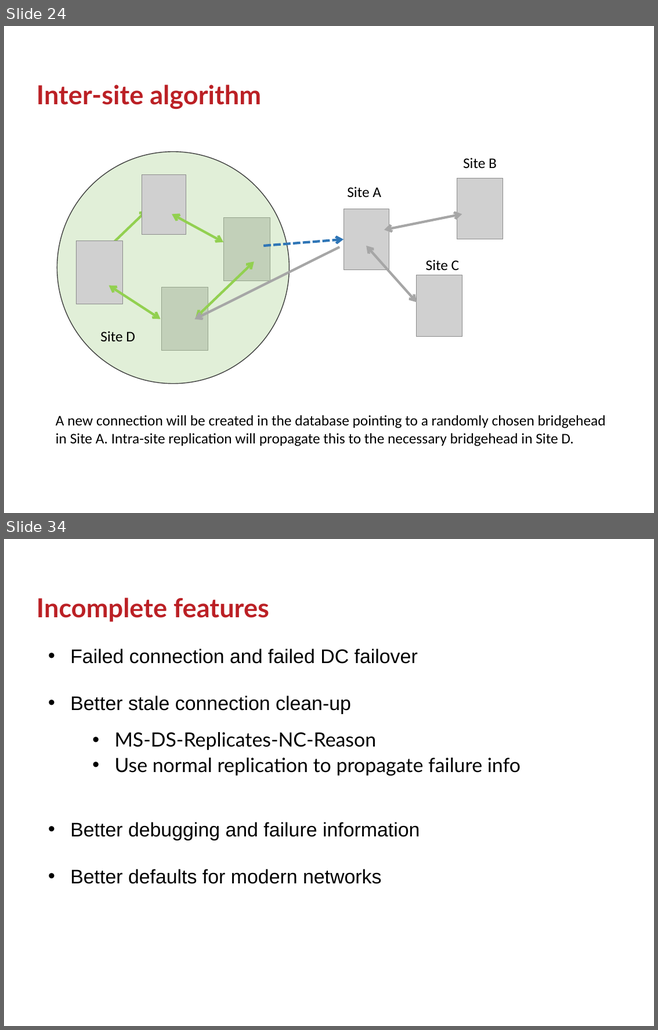
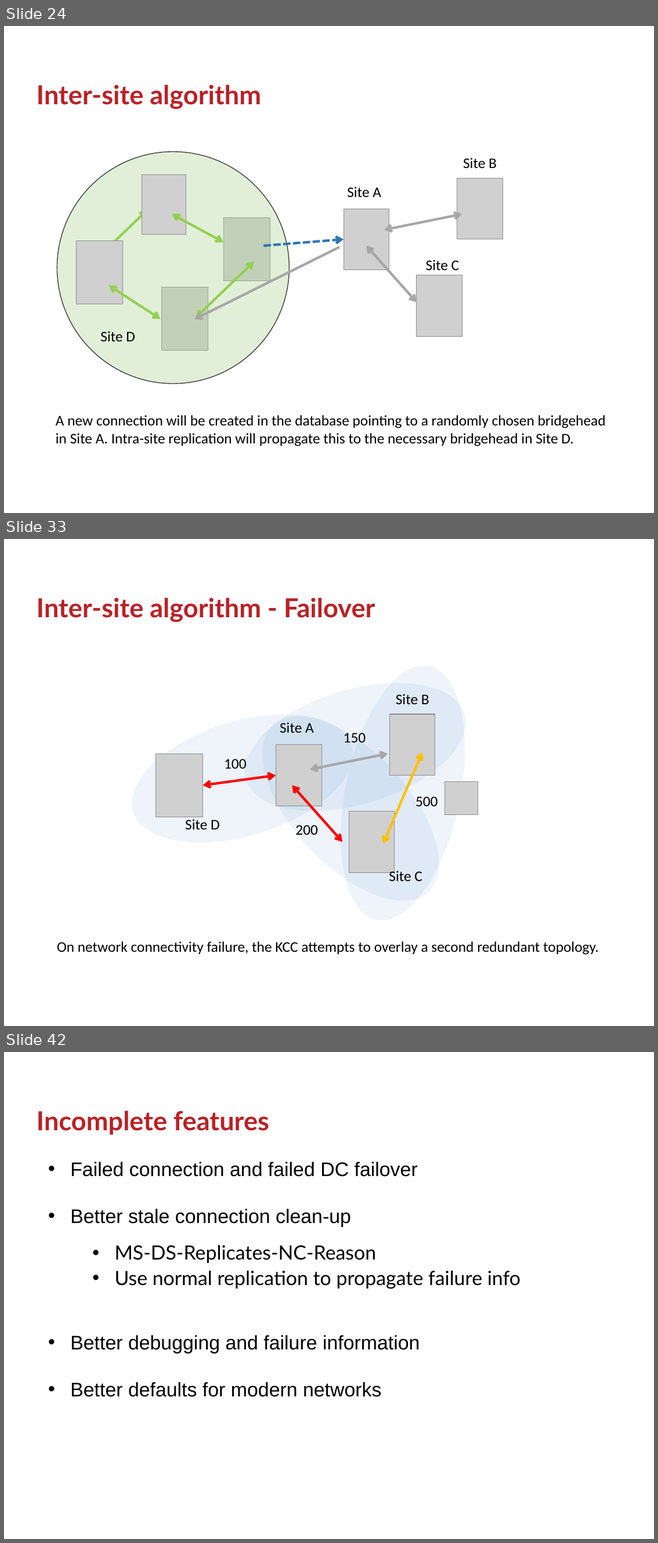
Before and after one commit to GSam/Slides, a slide deck: Samba KCC.pptx. Shown one above the other, each under a label of ours: slides 24 and 34 before the commit, slides 24, 33 and 42 after it; the slides between them are not shown. The pictures are 658x1030 and 658x1543 pixels, drawn with LibreOffice and Linux fonts; fonts in the diff are those of the drawing; grey boxes stand for pictures; background and template pictures are left out. Boxes give left, top, right and bottom in pixels: in the first picture for what was removed or moved away, otherwise in the second. Text is boxed around its words. In the diff, an @@ line names an element or a change of style, - is before the commit and + after.

```diff
--- a/Samba KCC.pptx
+++ b/Samba KCC.pptx
@@ slide 33 added at bbox=[4, 539, 654, 1026], background #FFFFFF @@
@@ title added at bbox=[36, 598, 375, 622], 32 pt, text #BB2025, bold @@
+Inter-site algorithm - Failover
@@ ellipse added at bbox=[229, 659, 481, 835], fill #5B9BD5 at 10% opacity @@
@@ ellipse added at bbox=[320, 654, 485, 932], fill #5B9BD5 at 10% opacity @@
@@ ellipse added at bbox=[117, 690, 368, 866], fill #5B9BD5 at 10% opacity @@
@@ ellipse added at bbox=[231, 686, 470, 931], fill #5B9BD5 at 10% opacity @@
@@ text added at bbox=[396, 694, 429, 704], 18 pt, text #000000 @@
+Site B
@@ text added at bbox=[280, 722, 314, 733], 18 pt, text #000000 @@
+Site A
@@ picture added at bbox=[390, 714, 435, 776] @@
@@ picture added at bbox=[276, 745, 321, 806] @@
@@ text added at bbox=[343, 733, 366, 743], 18 pt, text #000000 @@
+150
@@ picture added at bbox=[156, 754, 204, 817] @@
@@ text added at bbox=[224, 759, 246, 769], 18 pt, text #000000 @@
+100
@@ double arrow added from (310, 769) to (388, 754), #A6A6A6 3 pt @@
@@ double arrow added from (383, 843) to (422, 752), #FFC000 3 pt @@
@@ double arrow added from (203, 785) to (276, 776), #FF0000 3 pt @@
@@ picture added at bbox=[444, 782, 477, 815] @@
@@ double arrow added from (292, 785) to (342, 842), #FF0000 3 pt @@
@@ text added at bbox=[415, 797, 438, 807], 18 pt, text #000000 @@
+500
@@ picture added at bbox=[349, 812, 394, 873] @@
@@ text added at bbox=[185, 819, 220, 830], 18 pt, text #000000 @@
+Site D
@@ text added at bbox=[295, 825, 318, 835], 18 pt, text #000000 @@
+200
@@ text added at bbox=[389, 870, 422, 881], 18 pt, text #000000 @@
+Site C
@@ text added at bbox=[57, 942, 598, 955], 18 pt, text #000000 @@
+On network connectivity failure, the KCC attempts to overlay a second redundant topology.
@@ what was slide 34 is now slide 42 @@
```
Also in this commit, not shown: 14 slides changed, 10 other slides added, 7 slides removed, 1 other file.
